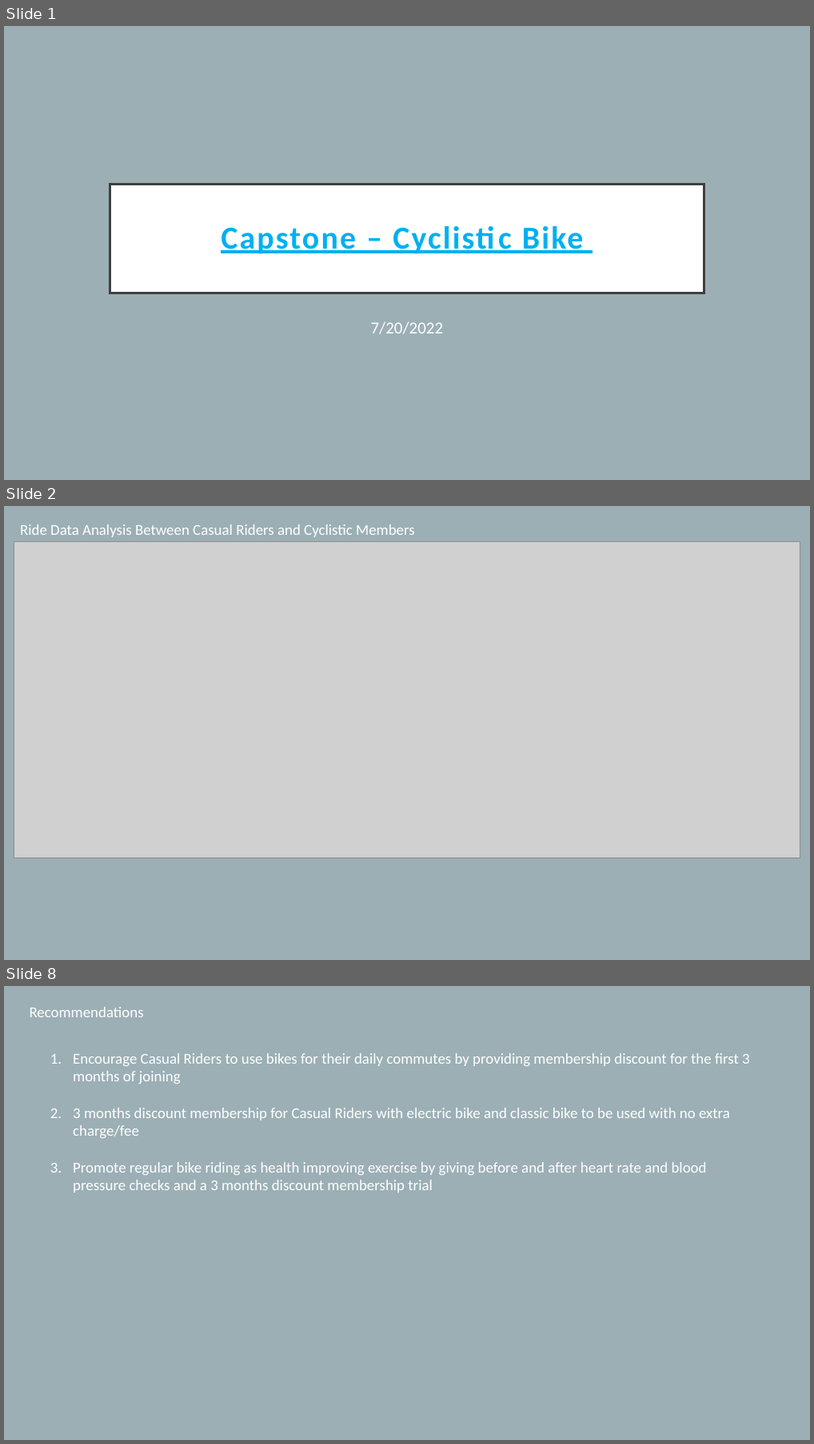
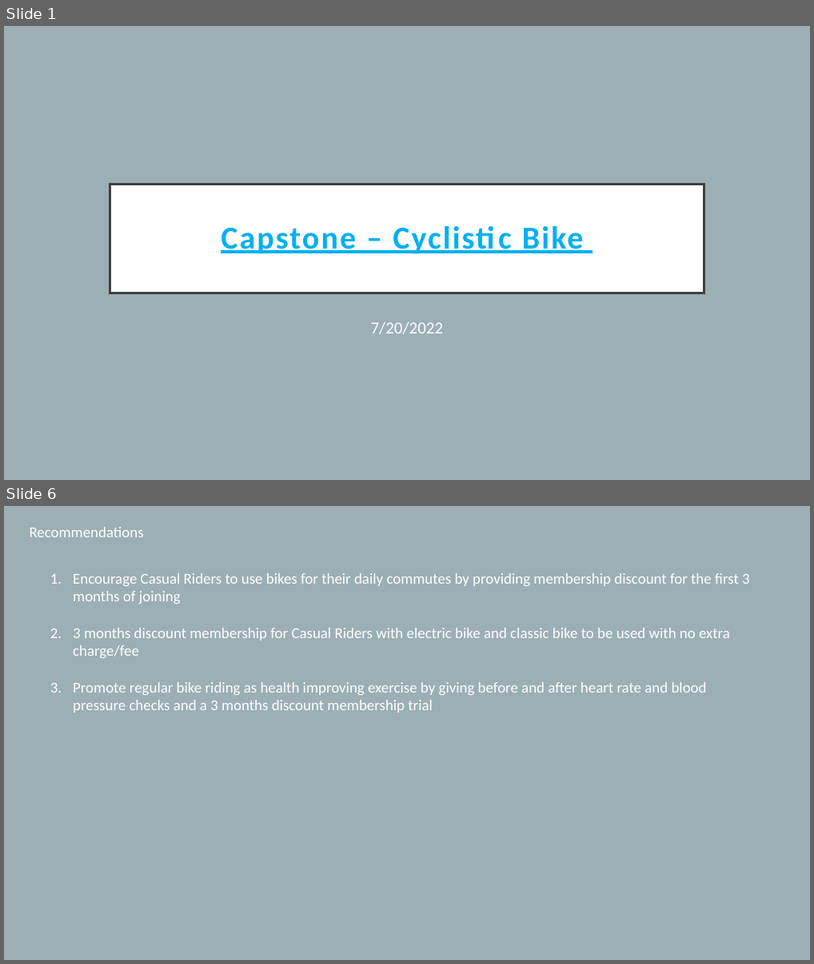
Before and after one commit to jh18002/Capstone---Bike-Sharing-Analysis, a slide deck: Capstone.pptx. Shown one above the other, each under a label of ours: slides 1, 2 and 8 before the commit, slides 1 and 6 after it; the slides between them are not shown. The pictures are 814x1444 and 814x964 pixels, drawn with LibreOffice and Linux fonts; fonts in the diff are those of the drawing; grey boxes stand for pictures. Boxes give left, top, right and bottom in pixels: in the first picture for what was removed or moved away, otherwise in the second. Text is boxed around its words. In the diff, an @@ line names an element or a change of style, - is before the commit and + after.

```diff
--- a/Capstone.pptx
+++ b/Capstone.pptx
@@ slide 2 removed at [4,506,810,960], background #9BAFB5 @@
@@ text removed at [20,524,415,537] @@
-Ride Data Analysis Between Casual Riders and Cyclistic Members
@@ picture removed at [14,541,801,857] @@
@@ what was slide 8 is now slide 6 @@
```
Also in this commit, not shown: 3 slides changed, 1 slide added, 2 other slides removed.
